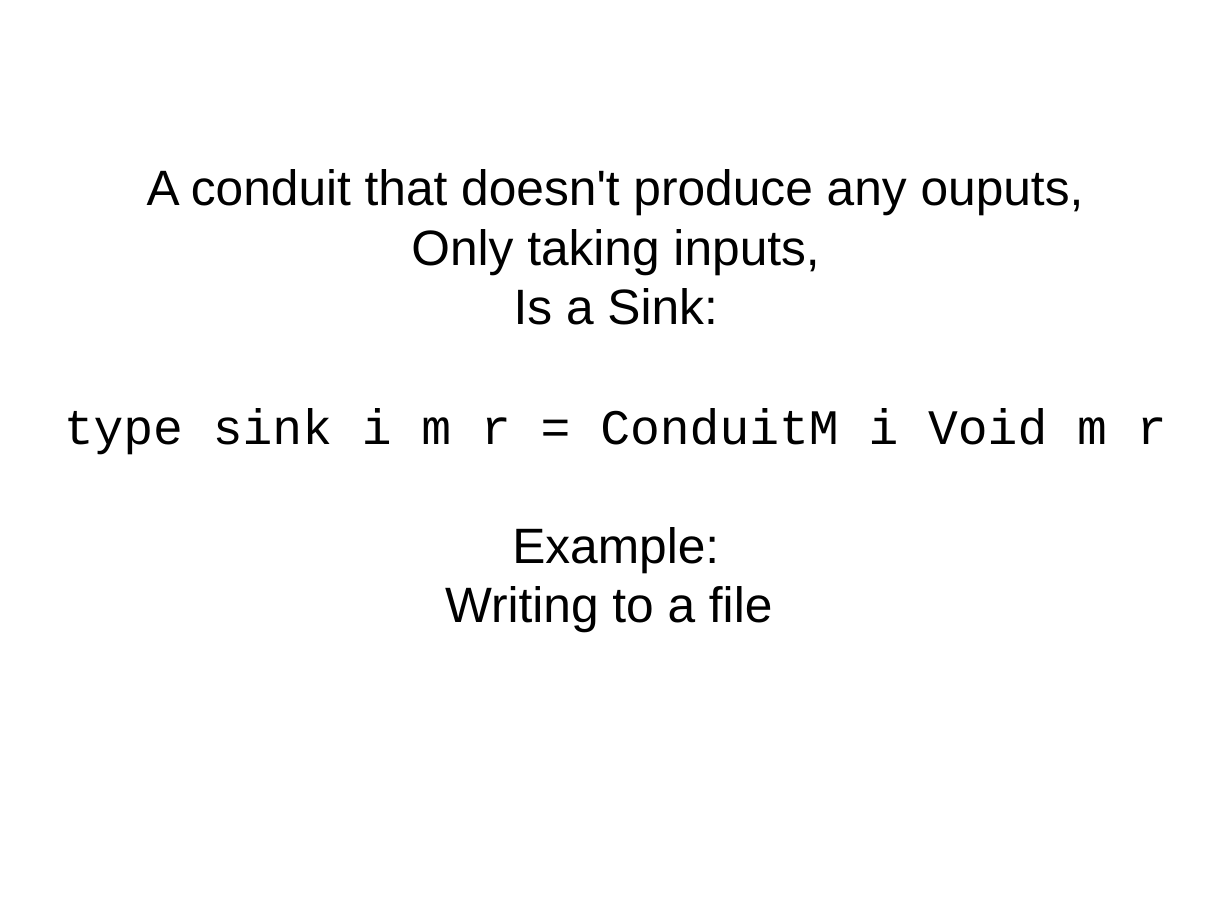
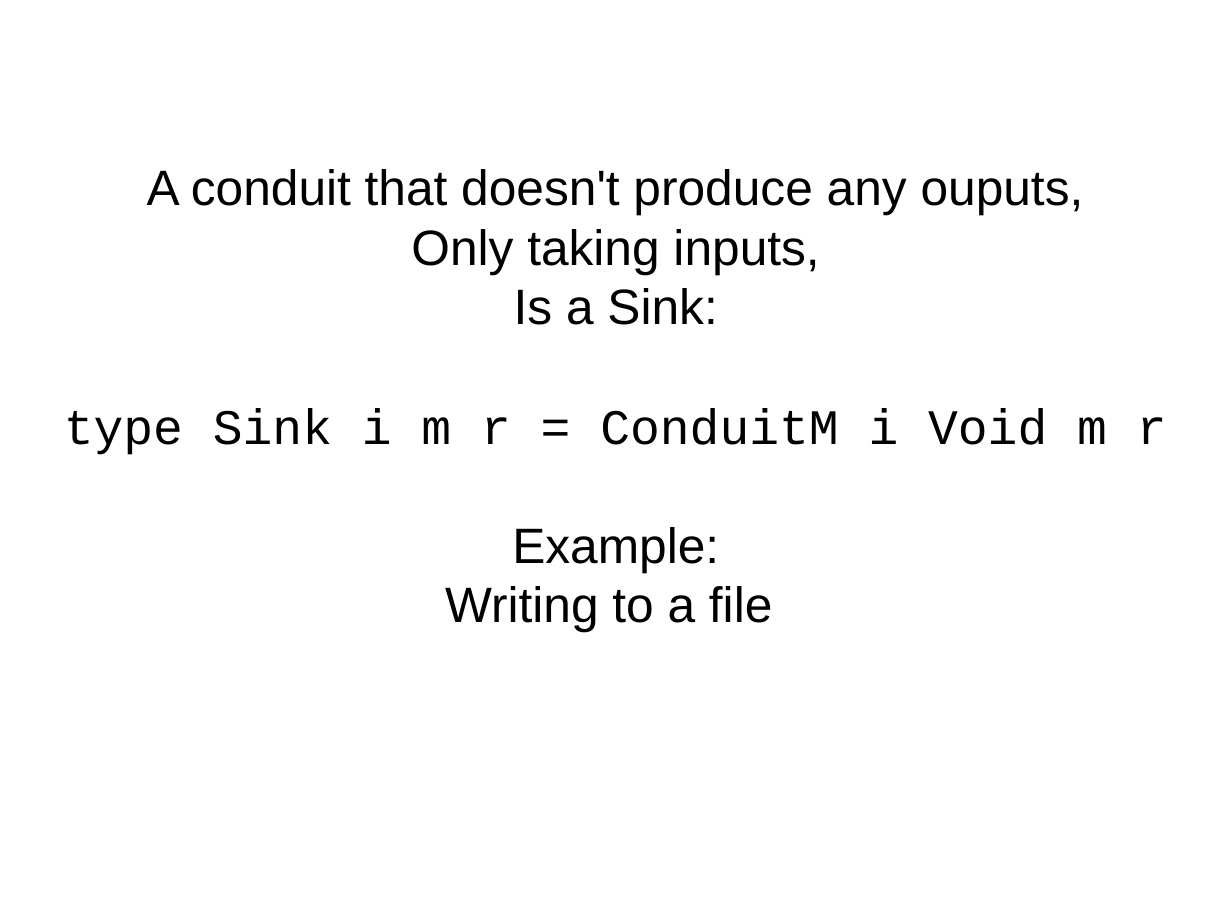
Before and after one commit to bhurt/presentations, a slide deck: slide 27 of conduits.odp. Drawn at 1232x924 pixels with LibreOffice and Linux fonts; fonts in the diff are those of the drawing. Boxes give left, top, right and bottom in pixels: in the first picture for what was removed or moved away, otherwise in the second. Text is boxed around its words. In the diff, an @@ line names an element or a change of style, - is before the commit and + after.

Commit message:
Fix some typos.

```diff
--- a/conduits.odp
+++ b/conduits.odp
@@ subtitle at box(64, 408, 1167, 455): text changed @@
-type sink i m r = ConduitM i Void m r
+type Sink i m r = ConduitM i Void m r
```
Also in this commit, not shown: 4 other slides changed.
